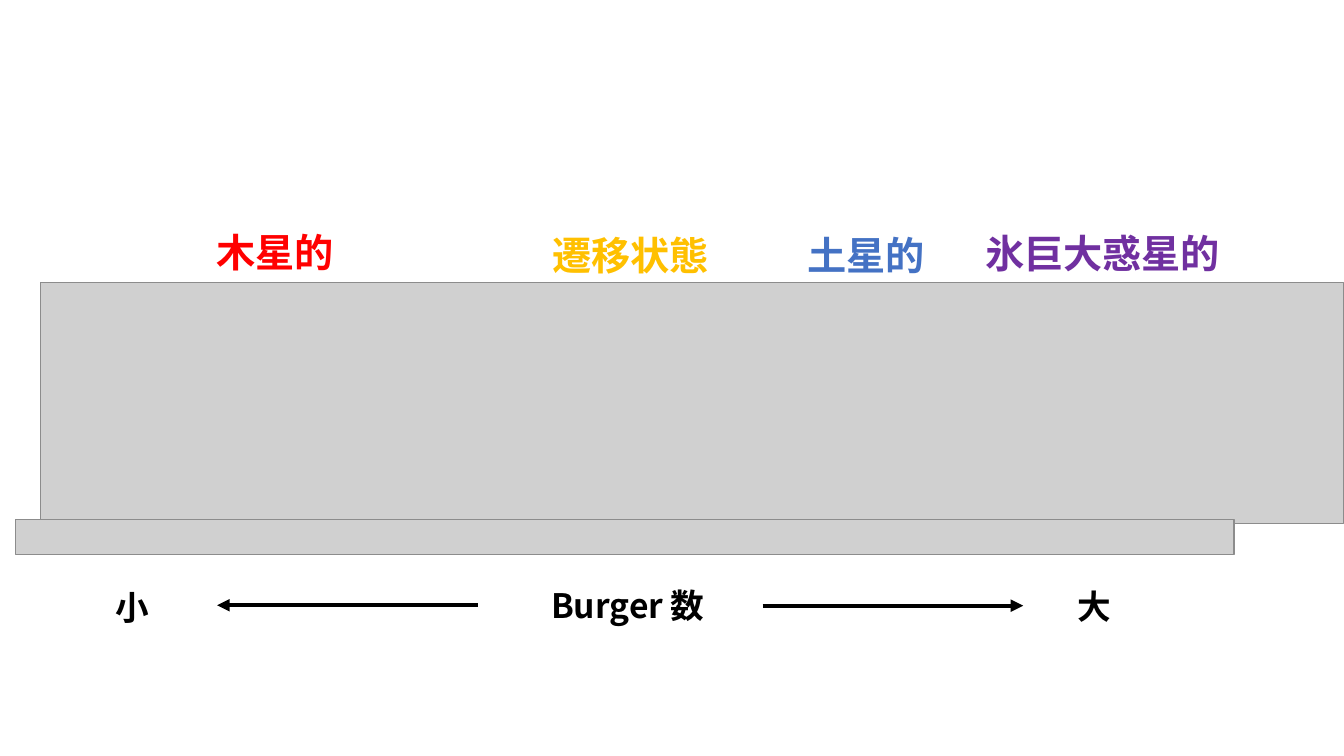
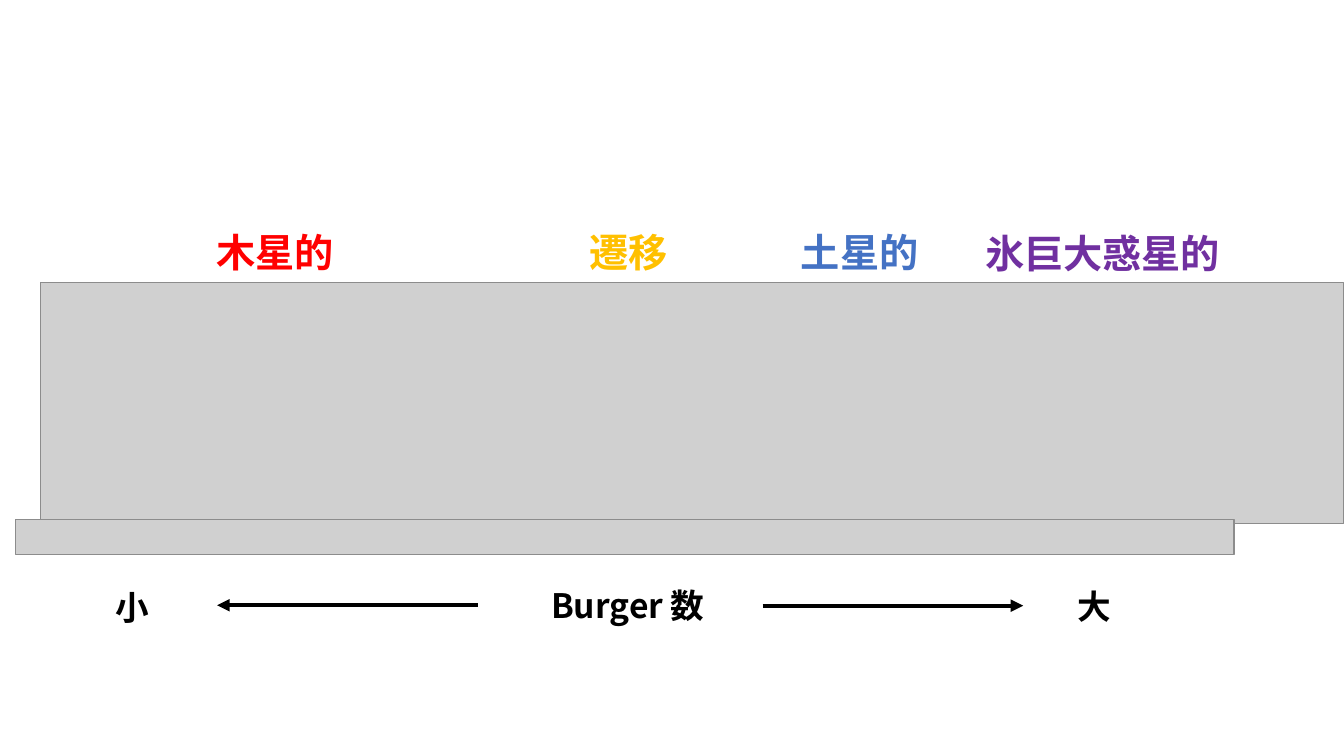
Before and after one commit to rsuzukiMuchi/rsuzuki_Mthesis, a slide deck: slide 2 of ronbun/src/fig/intro/fig4.pptx. Drawn at 1344x756 pixels with LibreOffice and Linux fonts; fonts in the diff are those of the drawing; grey boxes stand for pictures. Boxes give left, top, right and bottom in pixels: in the first picture for what was removed or moved away, otherwise in the second. Text is boxed around its words. In the diff, an @@ line names an element or a change of style, - is before the commit and + after.

```diff
--- a/ronbun/src/fig/intro/fig4.pptx
+++ b/ronbun/src/fig/intro/fig4.pptx
@@ text at (590,233,668,271): text changed @@
-遷移状態
+遷移
@@ text "土星的": place and size @@
-text "土星的" at (808,236,925,273)
+text "土星的" at (801,233,918,270)
```
Also in this commit, not shown: 21 other files.
